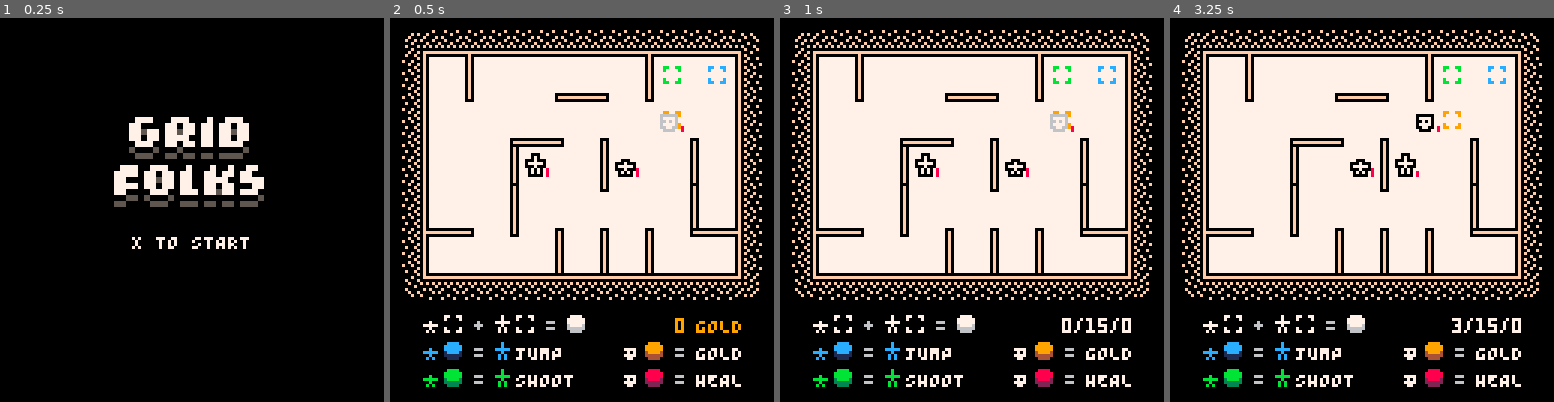
Above: before the commit, frames 1-4 (left to right).
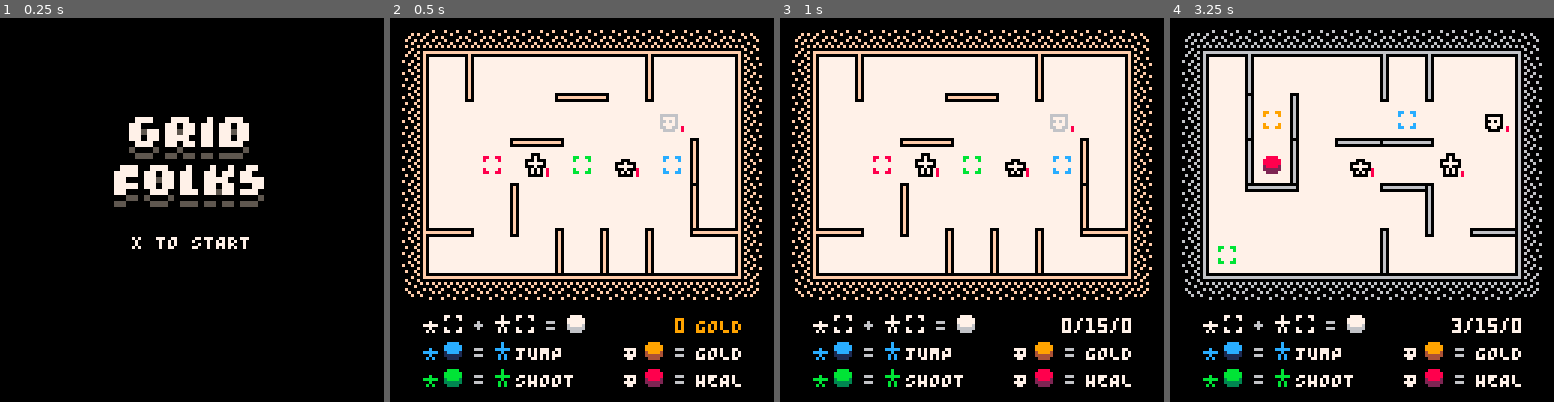
Above: after the commit, the same moments.

Repository: taylordolan/grid-folks
Game: PICO-8 cartridge grid_folks.p8
Two runs of this game, one before a commit and one after it. Both use one fixed random seed, a clock stepped at 60 frames per second and the inputs below.
Inputs:
- Up to frame 1 (0.25 s): no input
- Up to frame 2 (0.5 s): tap X (X key) at 0.33 s
- Up to frame 3 (1 s): tap O (Z key) at 0.7 s
- Up to frame 4 (3.25 s): tap X (X key) at 1.07, 1.85, 2.97 s; hold Right 1.6-2.1 s; tap O (Z key) every 0.4 s from 1.7 to 2.9 s; hold Up 2.15-2.42 s; hold Right 2.47-3.03 s; hold Left from 3.08 s (still down)

Frame 1 is identical in both runs. In frame 2, 1.0% of the frame differs, in the area x 24-88%, y 12-46%; in frame 3, 1.0%; in frame 4, 12%, in the area x 3-97%, y 3-74%.

Commit message:
update initial pad positions

Diff:
--- a/grid_folks.p8
+++ b/grid_folks.p8
@@ -161,7 +161,18 @@
   refresh_walls()
 
   -- initial pads
-  refresh_pads()
+  local initial_pad_tiles = {{2,3}, {4,3}, {6,3}}
+  for next in all({"red", "green", "blue"}) do
+    local _i = flr(rnd(#initial_pad_tiles)) + 1
+    set_tile(new_pad(next), initial_pad_tiles[_i])
+    del(initial_pad_tiles, initial_pad_tiles[_i])
+  end
+  for next in all({{2,3}, {3,3}, {4,3}, {5,3}}) do
+    local wall = find_type_in_tile("wall_right", next)
+    if wall then
+      del(board[next[1]][next[2]], wall)
+    end
+  end
 
 	-- initial enemy
   spawn_enemy()
@@ -1681,30 +1692,38 @@
 
   -- place new pads
   for next in all(current_colors) do
-    local new_pad = {
-      screen_seq = {},
-      sprite_seq = {sprites.pad},
-      type = "pad",
-      color = next,
-      draw = function(self)
-        -- set sprite based on the first value in sprite_seq
-        local sprite = self.sprite_seq[1]
-        local sx = self.screen_seq[1][1]
-        local sy = self.screen_seq[1][2]
-        palt(colors.tan, true)
-        palt(colors.black, false)
-        pal(colors.light_gray, colors[self.color])
-        spr(sprite, sx, sy)
-        -- if there's more than one value, remove the first one
-        if #self.sprite_seq > 1 then
-          del(self.sprite_seq, self.sprite_seq[1])
-        end
-        pal()
-      end,
-    }
-    add(pads, new_pad)
+    local new_pad = new_pad(next)
     deploy(new_pad, {"pad", "button", "hero"})
   end
+end
+
+function new_pad(color)
+  local new_pad = {
+    x = null,
+    y = null,
+    screen_seq = {},
+    sprite_seq = {sprites.pad},
+    type = "pad",
+    color = color,
+    draw = function(self)
+      -- set sprite based on the first value in sprite_seq
+      local sprite = self.sprite_seq[1]
+      local sx = self.screen_seq[1][1]
+      local sy = self.screen_seq[1][2]
+      palt(colors.tan, true)
+      palt(colors.black, false)
+      pal(colors.light_gray, colors[self.color])
+      spr(sprite, sx, sy)
+      -- if there's more than one value, remove the first one
+      if #self.sprite_seq > 1 then
+        del(self.sprite_seq, self.sprite_seq[1])
+      end
+      pal()
+    end,
+  }
+  add(pads, new_pad)
+  return new_pad
+  -- deploy(new_pad, {"pad", "button", "hero"})
 end
 
 function new_button(color)
